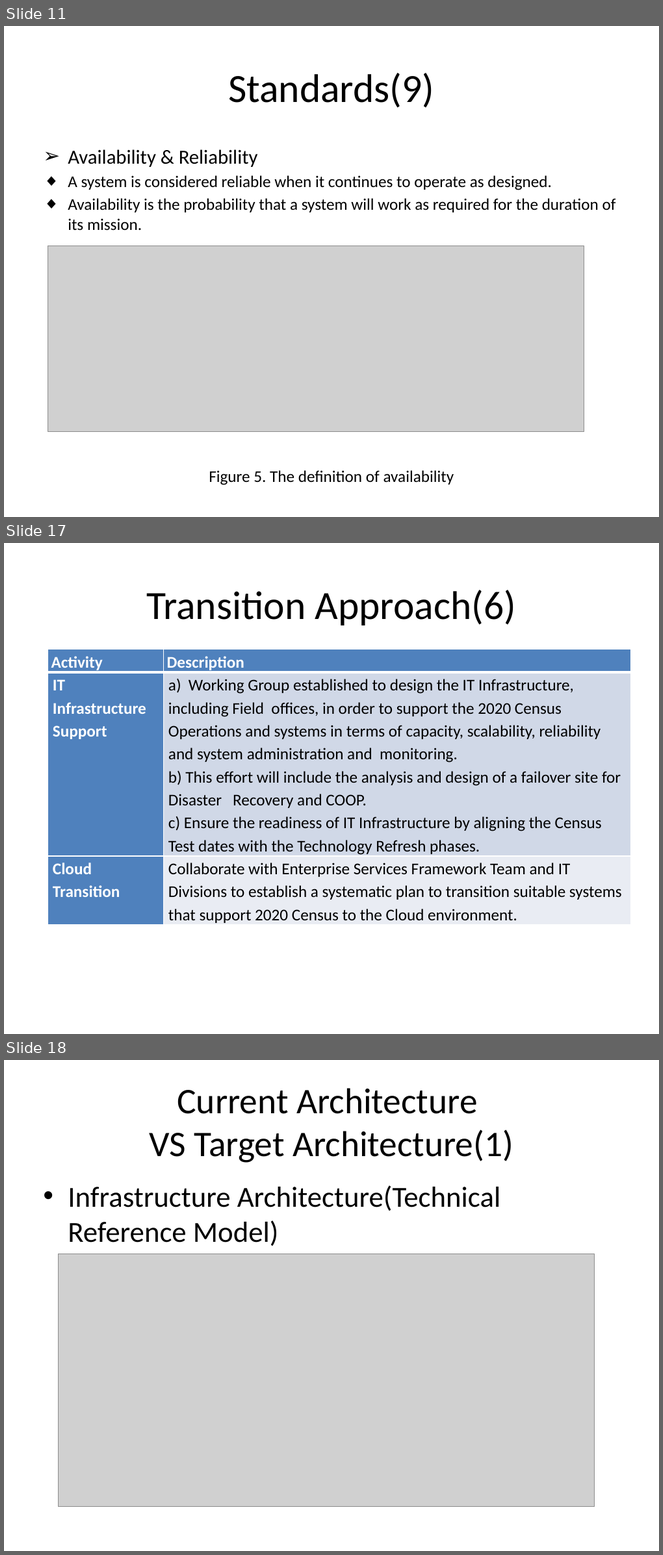
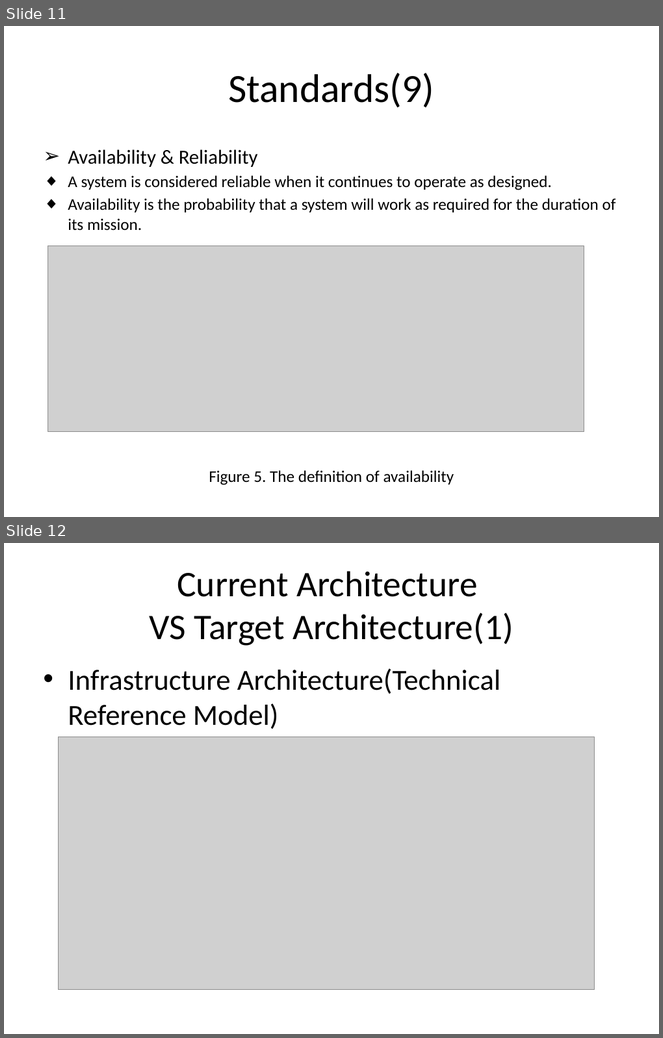
Before and after one commit to J2EEBeliever/INFS-774-LFreeman-JWang-NVilailack, a slide deck: INFS 774 Junxiang Technical Architecture.pptx. Shown one above the other, each under a label of ours: slides 11, 17 and 18 before the commit, slides 11 and 12 after it; the slides between them are not shown. The pictures are 663x1555 and 663x1038 pixels, drawn with LibreOffice and Linux fonts; fonts in the diff are those of the drawing; grey boxes stand for pictures; background and template pictures are left out. Boxes give left, top, right and bottom in pixels: in the first picture for what was removed or moved away, otherwise in the second. Text is boxed around its words. In the diff, an @@ line names an element or a change of style, - is before the commit and + after.

```diff
--- a/INFS 774 Junxiang Technical Architecture.pptx
+++ b/INFS 774 Junxiang Technical Architecture.pptx
@@ slide 17 removed at bbox=[4, 543, 659, 1034], background picture (left out) @@
@@ title removed at bbox=[146, 590, 516, 626] @@
-Transition Approach(6)
@@ table removed at bbox=[48, 649, 631, 926], 3 rows, 2 columns @@
-Activity | Description
-IT Infrastructure Support | a) Working Group established to design the IT Infrastructure, including Field offices, in order to support the 2020 Census Operations and systems in terms of capacity, scalability, reliability and system administration and monitoring. / b) This effort will include the analysis and design of a failover site for Disaster Recovery and COOP. / c) Ensure the readiness of IT Infrastructure by aligning the Census Test dates with the Technology Refresh phases.
-Cloud Transition | Collaborate with Enterprise Services Framework Team and IT Divisions to establish a systematic plan to transition suitable systems that support 2020 Census to the Cloud environment.
@@ what was slide 18 is now slide 12 @@
```
Also in this commit, not shown: 3 slides changed, 5 other slides removed, 1 other file.
